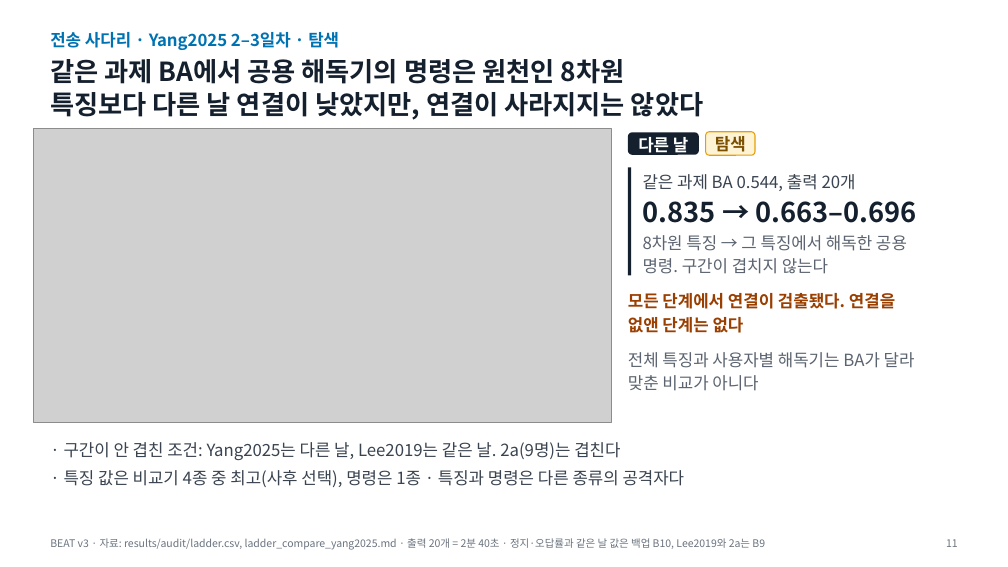
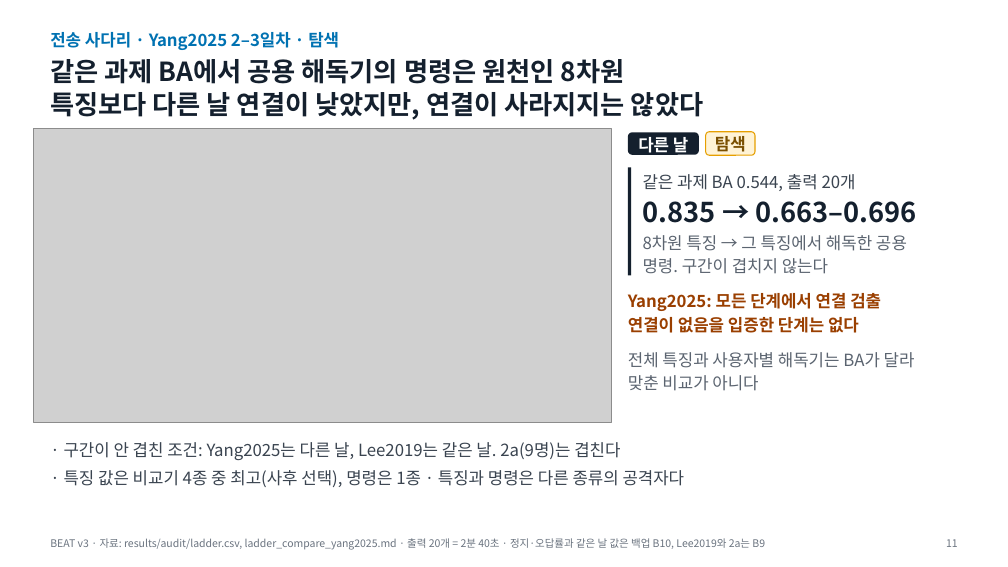
Before and after one commit to gigalove6783-pixel/beat-eeg-privacy, a slide deck: slide 11 of presentation/BEAT_v3_talk.pptx. Drawn at 1008x567 pixels with LibreOffice and Linux fonts; fonts in the diff are those of the drawing; grey boxes stand for pictures. Boxes give left, top, right and bottom in pixels: in the first picture for what was removed or moved away, otherwise in the second. Text is boxed around its words. In the diff, an @@ line names an element or a change of style, - is before the commit and + after.

```diff
--- a/presentation/BEAT_v3_talk.pptx
+++ b/presentation/BEAT_v3_talk.pptx
@@ text at box(628, 293, 881, 333): text changed @@
-모든 단계에서 연결이 검출됐다. 연결을
-없앤 단계는 없다
+Yang2025: 모든 단계에서 연결 검출
+연결이 없음을 입증한 단계는 없다
```
Also in this commit, not shown: 9 other slides changed, 12 other files.
